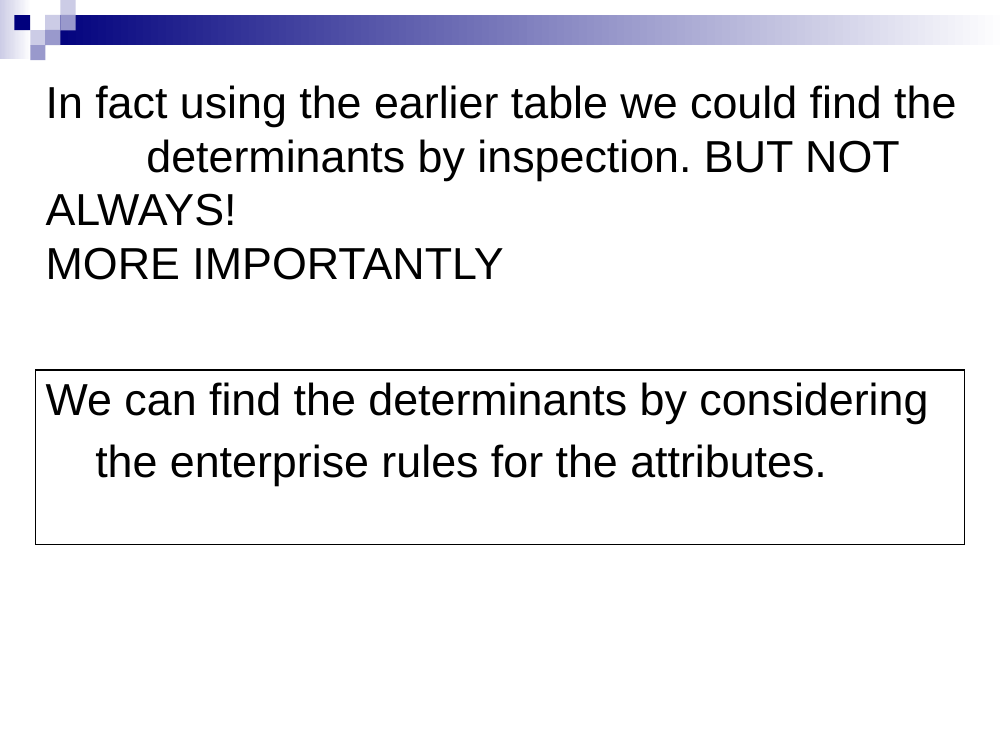
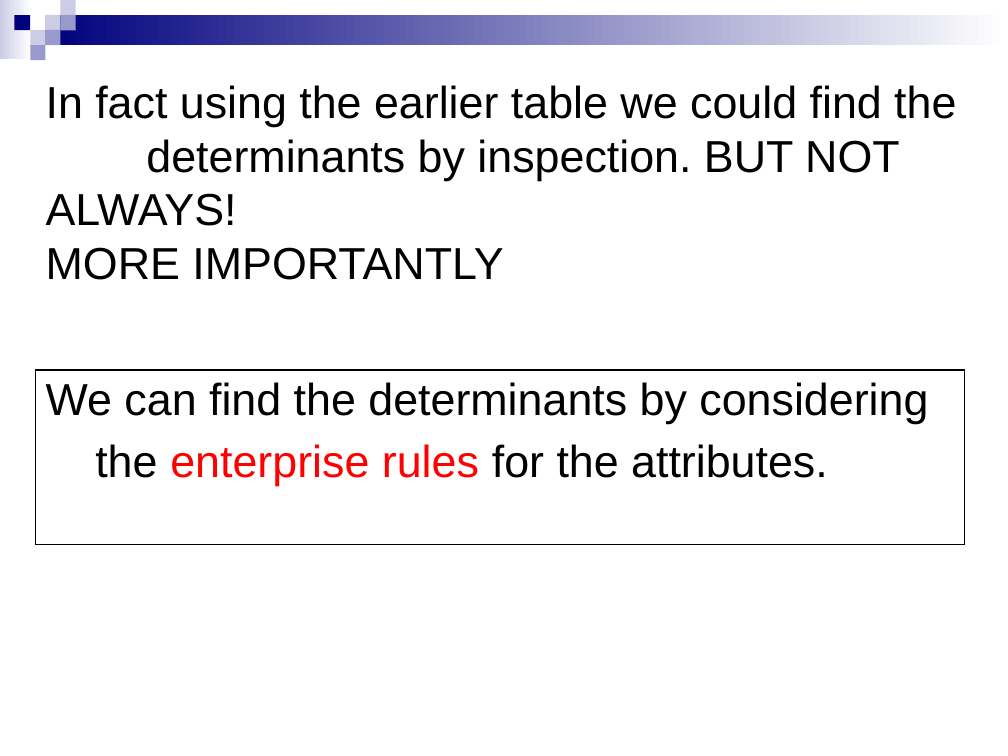
Before and after one commit to WenjunLi2004/SZU-Course, a slide deck: slide 11 of 大三上/数据库系统/PPT/6_Determinancy.ppt. Drawn at 1008x756 pixels with LibreOffice and Linux fonts; fonts in the diff are those of the drawing. Boxes give left, top, right and bottom in pixels: in the first picture for what was removed or moved away, otherwise in the second. Text is boxed around its words. In the diff, an @@ line names an element or a change of style, - is before the commit and + after.

```diff
--- a/大三上/数据库系统/PPT/6_Determinancy.ppt
+++ b/大三上/数据库系统/PPT/6_Determinancy.ppt
@@ table at bbox=[35, 370, 964, 544] @@
@@ text colour #000000 to #FF0000 in "enterprise rules" @@
```
Also in this commit, not shown: 1 other slide changed, 30 other files.
